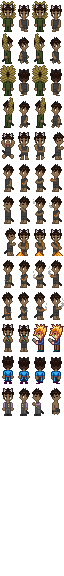
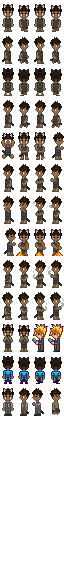
The second 64px x 576px image is a revision of the first. Changes to its layers:
painted on "Smoke" over [4,237,55,399]
hid "Sunflower", painted on it over [0,1,58,399]
painted on "Tail" over [0,1,58,399]
painted on "0-Stand" over [0,1,55,64]
painted on "1-Walk R" over [0,1,55,64]
painted on "2-Stand" over [0,1,55,64]
painted on "3-Walk L" over [0,1,58,143]
painted on "4-Stand" over [0,1,55,64]
painted on "5-Walk R" over [0,1,55,128]
painted on "6-Stand" over [0,1,55,128]
painted on "7-Walk L" over [0,1,55,128]
painted on "11-Walk L" over [0,1,55,128]
painted on "17-TapUp" over [0,1,58,143]
painted on "18-TapDown" over [0,65,58,143]
painted on "19-Kissing" (1st of 2, in "All" › "Sprites" › "Row 5-Scream/Tap/Kiss") over [4,97,58,239]
painted on "20-Smoke [Hold Blunt1]" over [0,65,58,143]
painted on "26-Smoke [Exhale1]" over [4,97,58,239]
painted on "19-Kissing" (2nd of 2, in "All" › "Sprites" › "Row 8-Kissing/Sweep") over [4,237,53,336]
painted on "20-Sweep1" over [0,1,58,399]
painted on "21-Sweep2" over [0,1,58,399]
painted on "22-Sweep3" over [0,1,58,399]
painted on "37-Edible(2)" over [4,334,55,399]
painted on "45-Stand (0) Pose" over [4,334,55,399]
painted on "47-Walk L" over [4,334,55,399]
…and 5 more changes (5 painted)
